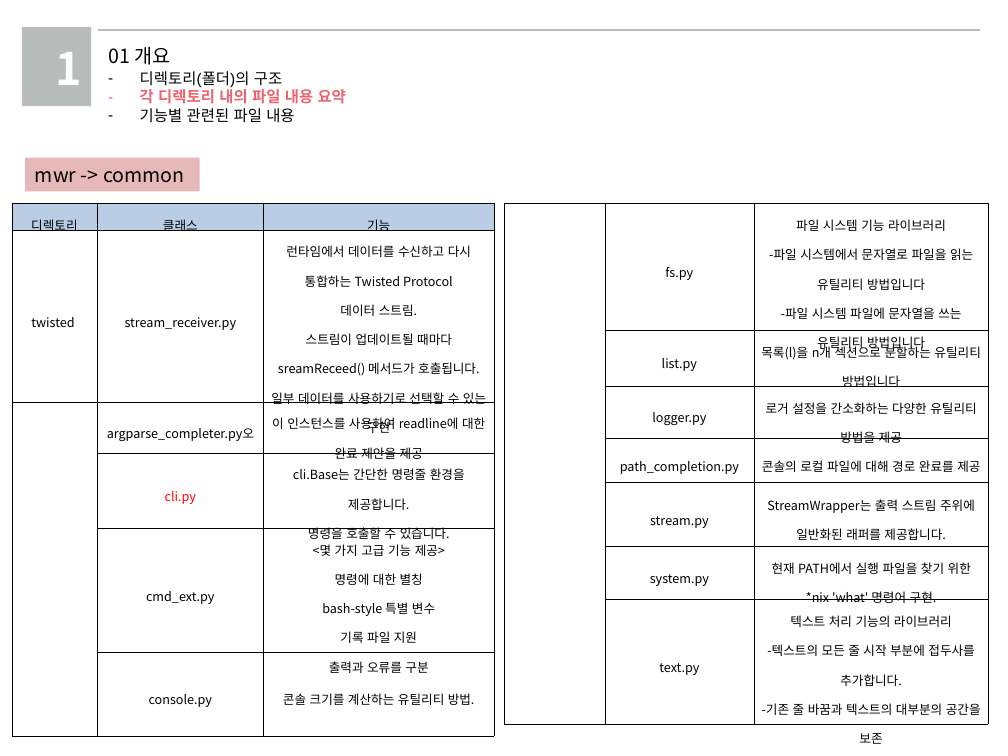
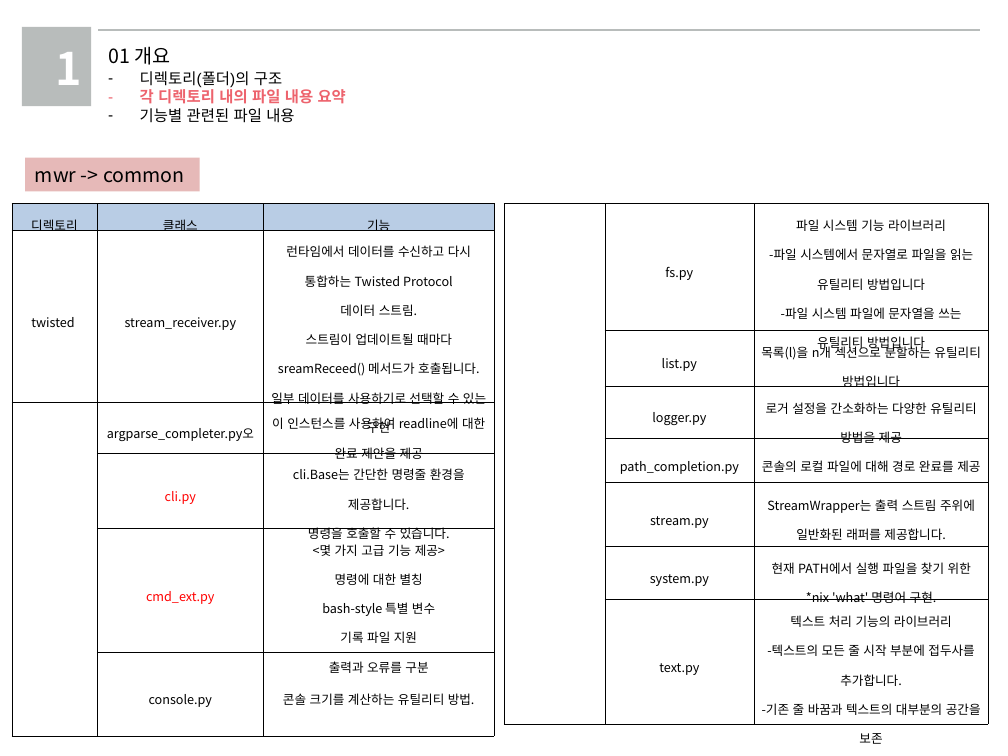
Before and after one commit to swB7/drozer-1, a slide deck: slide 11 of 7조_팀프로젝트_기능분석발표.pptx. Drawn at 1008x756 pixels with LibreOffice and Linux fonts; fonts in the diff are those of the drawing; background and template pictures are left out. Boxes give left, top, right and bottom in pixels: in the first picture for what was removed or moved away, otherwise in the second. Text is boxed around its words. In the diff, an @@ line names an element or a change of style, - is before the commit and + after.

```diff
--- a/7조_팀프로젝트_기능분석발표.pptx
+++ b/7조_팀프로젝트_기능분석발표.pptx
@@ table at box(12, 204, 493, 735) @@
@@ text colour #000000 to #FF0000 in "cmd_ext.py" @@
```
Also in this commit, not shown: 6 other slides changed, 1 slide added.
